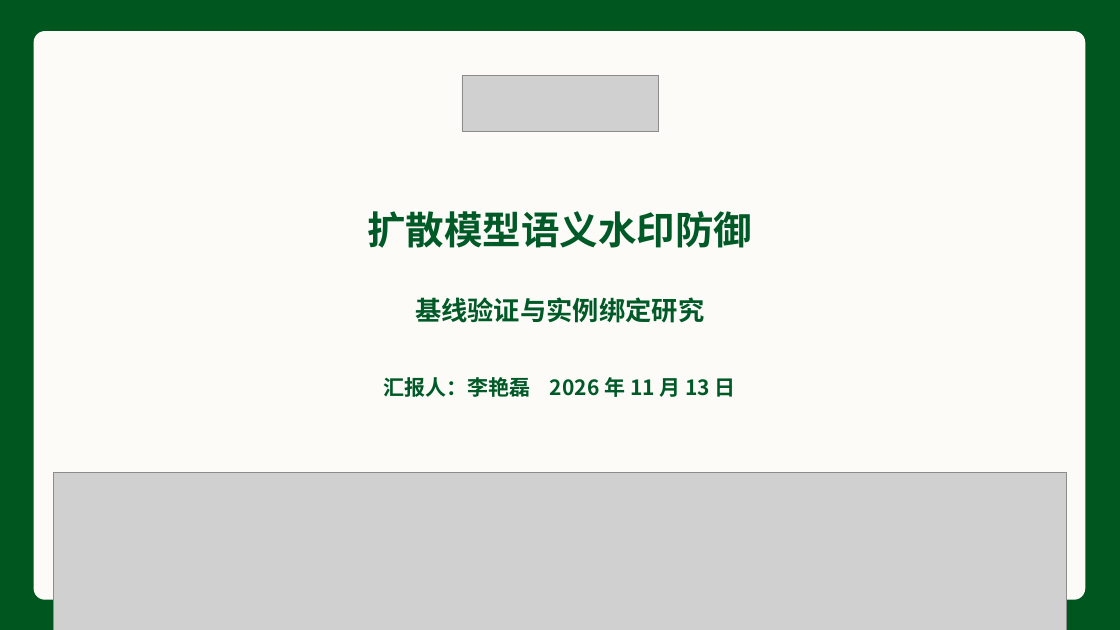
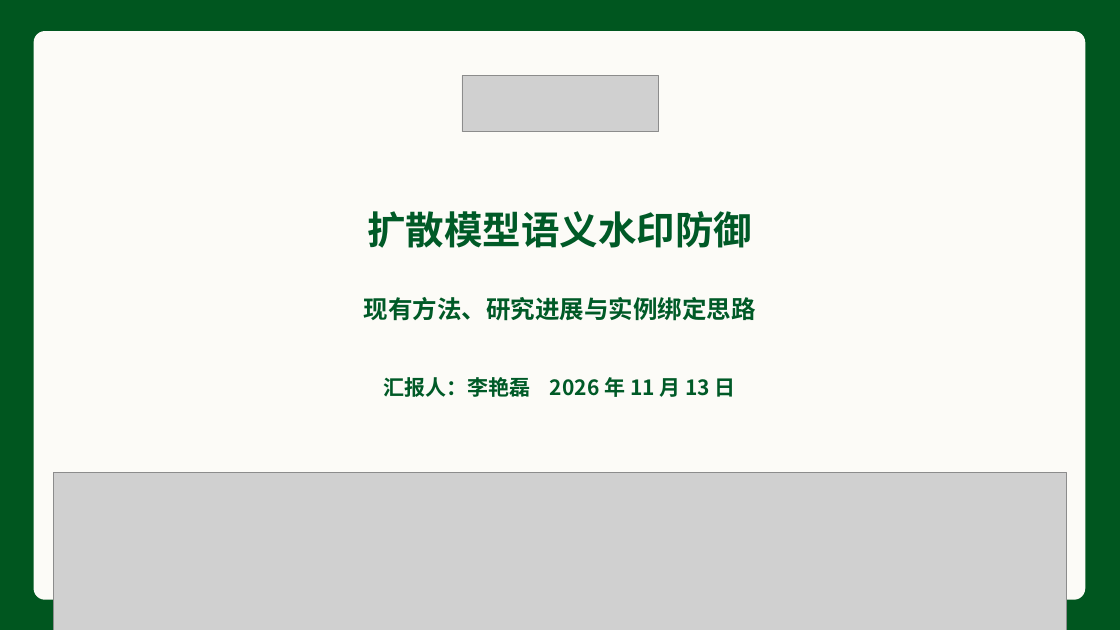
Before and after one commit to lylei5/watermark2, a slide deck: slide 1 of presentations/defense_briefing_20261113/output/语义水印防御研究汇报_中山大学_20261113.pptx. Drawn at 1120x630 pixels with LibreOffice and Linux fonts; fonts in the diff are those of the drawing; grey boxes stand for pictures; background and template pictures are left out. Boxes give left, top, right and bottom in pixels: in the first picture for what was removed or moved away, otherwise in the second. Text is boxed around its words. In the diff, an @@ line names an element or a change of style, - is before the commit and + after.

```diff
--- a/presentations/defense_briefing_20261113/output/语义水印防御研究汇报_中山大学_20261113.pptx
+++ b/presentations/defense_briefing_20261113/output/语义水印防御研究汇报_中山大学_20261113.pptx
@@ text at (x1=364, y1=297, x2=756, y2=321): text changed; size 22.5 to 21 pt @@
-基线验证与实例绑定研究
+现有方法、研究进展与实例绑定思路
```
Also in this commit, not shown: 2 other slides changed, 7 slides added, 7 slides removed, 7 other files.
